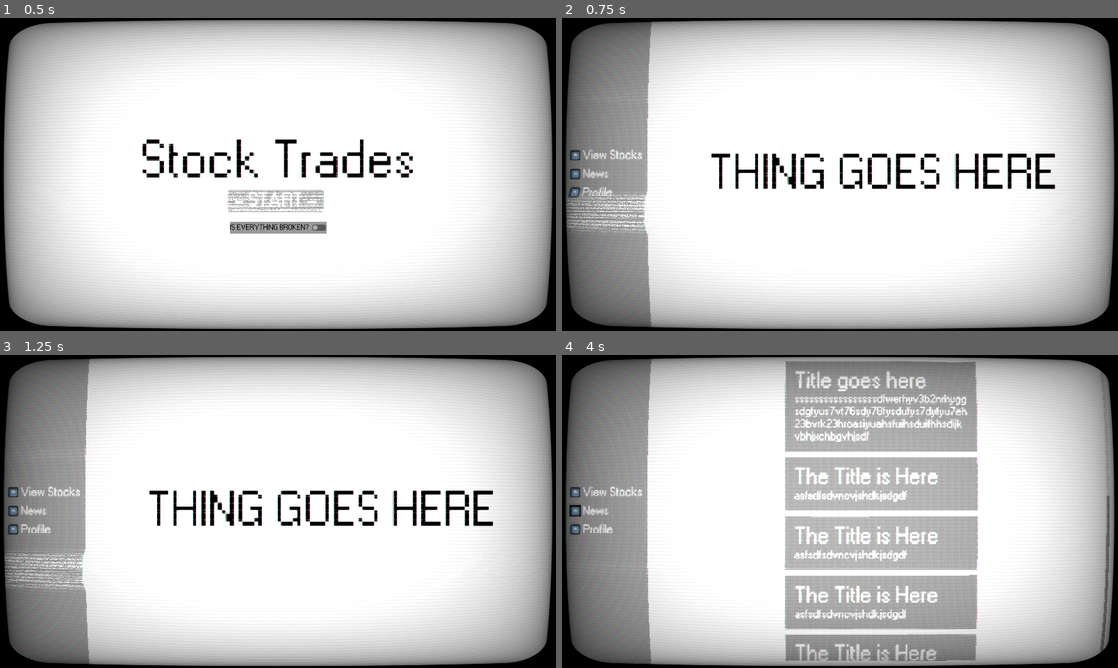
Above: before the commit, frames 1-4 (two rows, left to right).
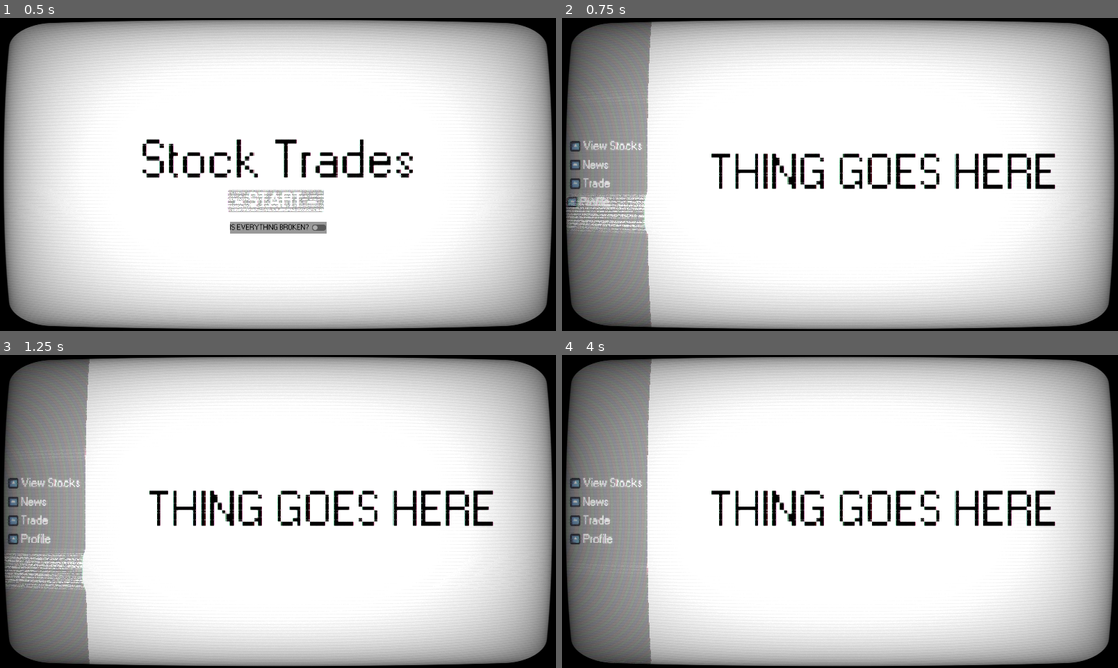
Above: after the commit, the same moments.

Repository: Shuflduf/Stock-Trading-Game
Game: Godot game, scene res://Scenes/main.tscn
Two runs of this game, one before a commit and one after it. Both use one fixed random seed, a clock stepped at 60 frames per second and the inputs below. The engine's default icon, where the game draws it, is replaced by a stand-in: a white triangle on a blue panel in a dark square.
Inputs (mouse positions are in pixels of both pictures, inside the frame that each line leads up to):
- Up to frame 1 (0.5 s): no input
- Up to frame 2 (0.75 s): click "- START -" at 0.5 s
- Up to frame 3 (1.25 s): no input
- Up to frame 4 (4 s): move the mouse to (606, 511) at 1.27 s; click (606, 511) at 1.42 s; move the mouse to (573, 492) at 2.02 s; click (573, 492) at 2.17 s; move the mouse to (606, 511) at 2.77 s; click (606, 511) at 2.92 s; move the mouse to (573, 530) at 3.52 s; click (573, 530) at 3.67 s

Frame 1 is identical in both runs. In frame 2, 1.1% of the frame differs, in the area x 0-15%, y 39-61%; in frame 3, 1.1%; in frame 4, 30%, in the area x 1-99%, y 2-98%.

Commit message:
update shops lgithly

Diff:
--- a/Scenes/Menus/shop.tscn
+++ b/Scenes/Menus/shop.tscn
@@ -1,7 +1,18 @@
-[gd_scene load_steps=2 format=3 uid="uid://xhye14a32i5a"]
+[gd_scene load_steps=5 format=3 uid="uid://xhye14a32i5a"]
+
+[ext_resource type="Script" path="res://Scripts/Menus/shop.gd" id="1_r0wxu"]
+[ext_resource type="FontFile" uid="uid://bfamv70276jo3" path="res://Resources/Fonts/W95FA.otf" id="2_qq3xu"]
 
 [sub_resource type="StyleBoxFlat" id="StyleBoxFlat_dcb7e"]
 bg_color = Color(0.501961, 0.501961, 0.501961, 1)
+expand_margin_left = 10.0
+expand_margin_top = 10.0
+expand_margin_right = 10.0
+expand_margin_bottom = 10.0
+
+[sub_resource type="LabelSettings" id="LabelSettings_sjyd8"]
+font = ExtResource("2_qq3xu")
+font_size = 41
 
 [node name="Shop" type="Control"]
 layout_mode = 3
@@ -10,6 +21,7 @@
 anchor_bottom = 1.0
 grow_horizontal = 2
 grow_vertical = 2
+script = ExtResource("1_r0wxu")
 
 [node name="ScrollContainer" type="ScrollContainer" parent="."]
 layout_mode = 1
@@ -35,3 +47,4 @@
 [node name="Label" type="Label" parent="ScrollContainer/VBoxContainer/PanelContainer"]
 layout_mode = 2
 text = "ajsdhahsdjahsdkad"
+label_settings = SubResource("LabelSettings_sjyd8")
--- a/Scenes/game.tscn
+++ b/Scenes/game.tscn
@@ -8,6 +8,7 @@
 [ext_resource type="PackedScene" uid="uid://bvr2uy20qdv3y" path="res://Scenes/Menus/stocks.tscn" id="3_kmg1g"]
 [ext_resource type="PackedScene" uid="uid://cpx4pfglpcrs6" path="res://Scenes/Menus/profile.tscn" id="6_5viqj"]
 [ext_resource type="PackedScene" uid="uid://civchsspm2q14" path="res://Scenes/Menus/news.tscn" id="6_u35s7"]
+[ext_resource type="PackedScene" uid="uid://xhye14a32i5a" path="res://Scenes/Menus/shop.tscn" id="7_3vqpc"]
 
 [sub_resource type="StyleBoxFlat" id="StyleBoxFlat_axe7t"]
 bg_color = Color(1, 1, 1, 1)
@@ -76,6 +77,11 @@
 item_name = "News"
 target_scene = ExtResource("6_u35s7")
 
+[node name="Trade" parent="HBoxContainer/PanelContainer/Options" instance=ExtResource("1_ucj8x")]
+layout_mode = 2
+item_name = "Trade"
+target_scene = ExtResource("7_3vqpc")
+
 [node name="Profile" parent="HBoxContainer/PanelContainer/Options" instance=ExtResource("1_ucj8x")]
 layout_mode = 2
 item_name = "Profile"
--- /dev/null
+++ b/Scripts/Menus/shop.gd
@@ -0,0 +1 @@
+extends DefaultMenu
Not shown: 1 places in Scenes/game.tscn that only renumber resources
